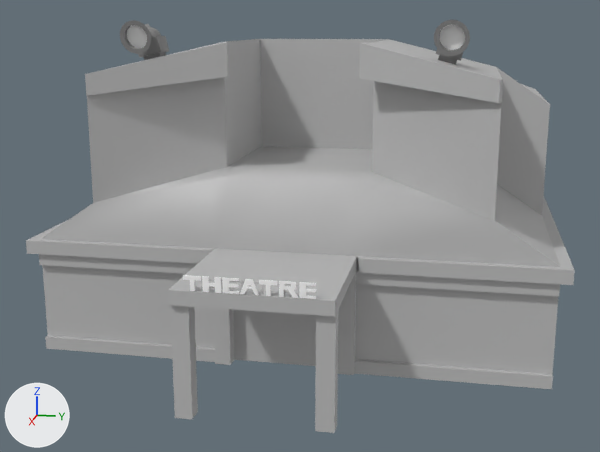
An edit to the FBX model Assets/Assets/Cinema.fbx, drawn before and after from the same camera.
One viewpoint serves both versions: a 50 mm camera at (38.2, 7.0, 14.0) aimed at (0.5, -0.5, 4.6). Lighting does not change. The marker at lower left points along +X, +Y and +Z. Where no turn or scale is listed for an object, it has been applied to the vertices. Vertices at the same position are counted once.

The scene before the commit, as lines of its bpy script (objects in view):
```python
mat_spotlight_blinn1 = principled_material('Spotlight:blinn1')
mat_spotlight_blinn1.base_color = (1.0, 1.0, 1.0)  # white #ffffff
mat_spotlight_blinn1.roughness = 0.853
me_mesh = bpy.data.meshes.new('Mesh')
me_mesh.from_pydata(...)  # 1236 vertices, 1190 faces; spans x -12.1..12.1, y -11.2..11.2, z -7.1..7.1
# faces by material slot: [358, 288, 544]
me_mesh.materials.append(mat_lambert1)  # grey #bcbcbc
me_mesh.materials.append(mat_spotlight_blinn1)  # white #ffffff
me_mesh.materials.append(mat_spotlight_lambert2)  # grey #868686
ob_pcube20 = bpy.data.objects.new('pCube20', me_mesh)
ob_pcube20.location = (-0.16, 0.0, 7.05)
```
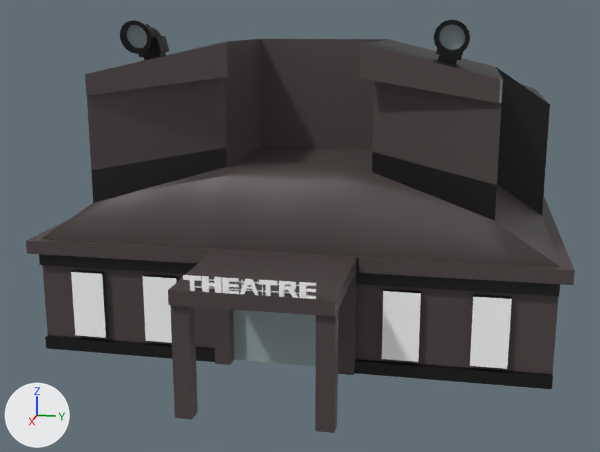
The change, as a diff of the scene's bpy script:
```diff
--- a/Assets/Assets/Cinema.fbx.py
+++ b/Assets/Assets/Cinema.fbx.py
@@ mat_spotlight_blinn1 @@
 mat_spotlight_blinn1 = principled_material('Spotlight:blinn1')
-mat_spotlight_blinn1.base_color = (1.0, 1.0, 1.0)  # white #ffffff
+mat_spotlight_blinn1.base_color = (0.301, 0.38, 0.384)  # grey #95a6a7
 mat_spotlight_blinn1.roughness = 0.853
@@ mat_lambert2 @@
+mat_lambert2 = principled_material('lambert2')
+mat_lambert2.base_color = (0.0684, 0.0523, 0.0523)  # dark grey #4a4141
@@ mat_lambert4 @@
+mat_lambert4 = principled_material('lambert4')
+mat_lambert4.base_color = (0.0, 0.0, 0.0)  # black #000000
@@ mat_lambert3 @@
+mat_lambert3 = principled_material('lambert3')
+mat_lambert3.base_color = (1.0, 1.0, 1.0)  # white #ffffff
@@ me_mesh @@
 # used by ob_pcube20; location = (-0.16, 0.0, 7.05)
-me_mesh.from_pydata(...)  # 1236 vertices, 1190 faces; spans x -12.1..12.1, y -11.2..11.2, z -7.1..7.1
+me_mesh.from_pydata(...)  # 1508 vertices, 1462 faces; spans x -12.1..12.1, y -11.2..11.2, z -7.1..7.1
+# me_mesh part 1
+# 60 faces are deleted
+# 84 vertices are added at x -12.1..6.9, y -9.3..9.0, z -6.3..6.2
+# 20 new vertices lie (0.0, 1.4, 0.0) away from vertices in x -12.1..6.9, y -11.2..-10.8, z -7.1..-2.1
+# 20 new vertices lie (0.0, 1.0, 0.0) away from vertices in x -12.1..6.9, y 3.0..3.1, z -7.1..-2.1
+# 32 new vertices lie (0.0, 1.6, 0.0) away from vertices in x -11.7..6.7, y -9.4..4.0, z -7.1..-2.1
+# 20 new vertices lie (0.0, -1.7, 0.0) away from vertices in x -12.1..6.9, y 10.8..11.2, z -7.1..-2.1
+# 20 new vertices lie (0.0, -1.6, 0.0) away from vertices in x -12.1..6.9, y -3.1..9.1, z -7.1..-2.1
+# 16 new vertices lie (0.0, 1.6, 0.0) away from vertices in x -11.7..6.7, y -7.8, z -7.1..-2.1
+# 20 new vertices lie (0.0, 1.7, 0.0) away from vertices in x -12.1..6.9, y -9.8..-6.2, z -7.1..-2.1
+# 8 new vertices lie (0.0, -1.7, 0.0) away from vertices in x -12.1..6.9, y -4.7..9.5, z -2.7..-2.1
+# 6 new vertices lie (0.0, 0.4, 0.0) away from vertices in x -2.6..3.7, y -2.6, z 0.8..6.2
+# 6 new vertices lie (0.0, 0.4, 0.0) away from vertices in x -2.6..3.7, y 2.1, z 0.8..6.2
+# 6 new vertices lie (0.0, -0.4, 0.0) away from vertices in x -2.6..3.7, y 3.2, z 0.8..6.2
+# 8 new vertices lie (0.0, 0.0, 2.9) away from vertices in x 6.5, y -9.3..9.0, z -6.3
+# 6 new vertices lie (0.0, 0.7, 0.0) away from vertices in x -11.7..-5.3, y -4.2..3.3, z -0.4..4.9
+# 177 new faces join them, mat_lambert2 (dark grey #4a4141)
+# 60 new faces join them, mat_spotlight_lambert2 (grey #868686)
+# 91 new faces join them, mat_lambert4 (black #000000)
+# 4 new faces join them, mat_lambert3 (white #ffffff)
+# me_mesh part 2: 2 faces spanning x 6.3, y -2.3..2.3, z -7.1..-3.2 switch from mat_lambert1 (grey #bcbcbc) to mat_spotlight_blinn1 (grey #95a6a6)
+# me_mesh part 3: 47 faces spanning x -11.7..12.0, y -10.8..10.8, z -7.1..6.2 switch from mat_lambert1 (grey #bcbcbc) to mat_spotlight_lambert2 (grey #868686)
+# me_mesh part 4: 42 faces spanning x 12.0, y -2.2..2.0, z -2.1..-1.6 switch from mat_lambert1 (grey #bcbcbc) to mat_lambert3 (white #ffffff)
+# me_mesh part 5: 46 faces spanning x -11.7..6.7, y -10.8..10.8, z -7.1..6.2 switch from mat_lambert1 (grey #bcbcbc) to mat_lambert4 (black #000000)
+# me_mesh part 6: 161 faces spanning x -12.1..12.1, y -11.2..11.2, z -7.1..6.2 switch from mat_lambert1 (grey #bcbcbc) to mat_lambert2 (dark grey #4a4141)
+# me_mesh part 7: 542 faces spanning x 3.8..5.9, y -7.0..7.0, z 5.3..7.1 switch from mat_spotlight_lambert2 (grey #868686) to mat_lambert4 (black #000000)
```

Changed parts and their boxes (x1, y1, x2, y2) in the pictures (600 x 452 px):
'pCube20', recoloured, reshaped (grey to black)
    both: (26, 20, 575, 433)
part 1 of me_mesh, built on
    both: (26, 39, 575, 389)
part 2 of me_mesh, recoloured
    both: (233, 310, 316, 366)
part 3 of me_mesh, recoloured
    both: (499, 79, 503, 103)
part 4 of me_mesh, recoloured
    both: (195, 278, 308, 297)
part 5 of me_mesh, recoloured (grey to black)
    both: (91, 39, 550, 221)
part 6 of me_mesh, recoloured (grey to black)
    both: (28, 39, 574, 433)
part 7 of me_mesh, recoloured (grey to black)
    both: (120, 20, 470, 65)
